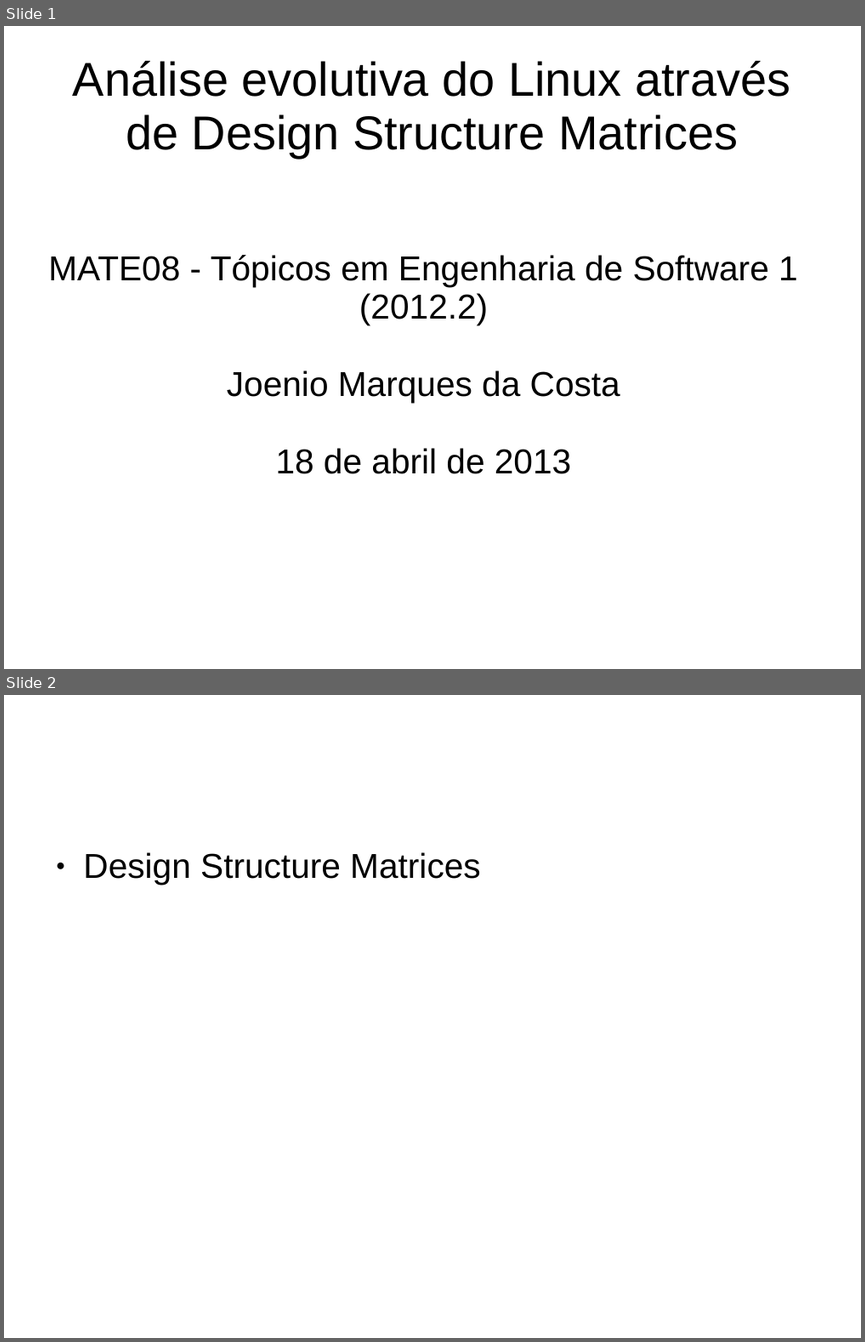
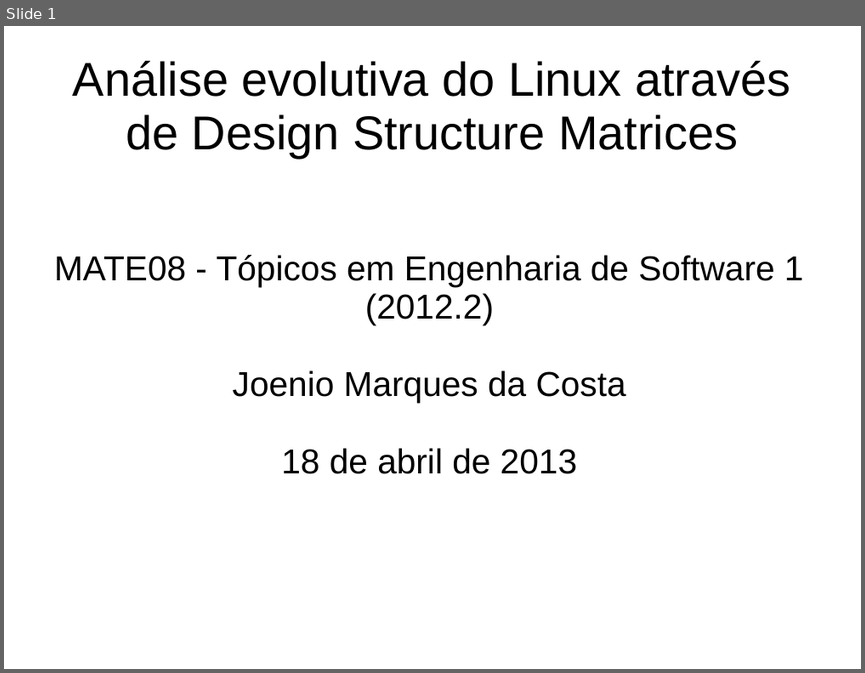
Before and after one commit to joenio/mestrado-ufba, a slide deck: MAT08/Trabalho/Relatorio/slides.ppt. Shown one above the other, each under a label of ours: slides 1 and 2 before the commit, slide 1 after it. The pictures are 865x1342 and 865x673 pixels, drawn with LibreOffice and Linux fonts; fonts in the diff are those of the drawing. Boxes give left, top, right and bottom in pixels: in the first picture for what was removed or moved away, otherwise in the second. Text is boxed around its words. In the diff, an @@ line names an element or a change of style, - is before the commit and + after.

```diff
--- a/MAT08/Trabalho/Relatorio/slides.ppt
+++ b/MAT08/Trabalho/Relatorio/slides.ppt
@@ slide 2 removed at [4,695,861,1338], background #FFFFFF @@
@@ text removed at [83,852,481,885] @@
-● Design Structure Matrices
@@ slide 1 changed as well @@
@@ subtitle "MATE08 - Tópicos em Engenharia ..." at [54,255,804,474]: indent changed @@
```
Also in this commit, not shown: 9 slides added, 8 other slides removed, 5 other files.
